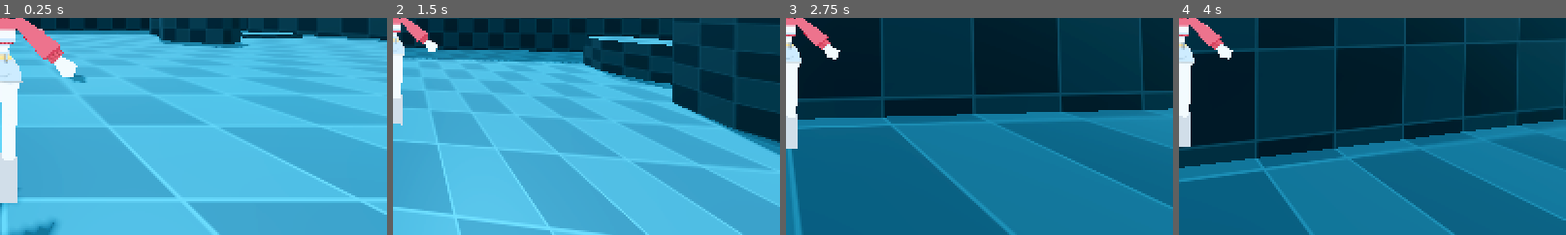
Above: before the commit, frames 1-4 (left to right).
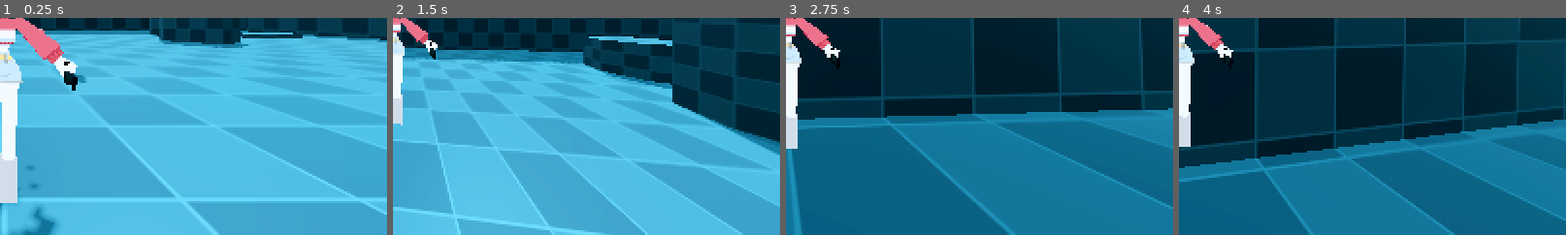
Above: after the commit, the same moments.

Repository: N1cePanda/ProjectSLP
Game: Godot game, scene res://scenes/Testingplayer.tscn
Same seed, same stepped clock (60 frames per second), same inputs: the game is played once before the commit and once after it.
Inputs (mouse positions are % of the whole screen's width and height, from its top left):
- Up to frame 1 (0.25 s): no input
- Up to frame 2 (1.5 s): tap Enter (ui_accept) at 0.5, 0.77 s; move the mouse to (55, 50) at 0.52 s; hold Shift (Sprint) 0.53-1.28 s; hold Up (ui_up) from 0.53 s (still down); click (55, 50) at 0.67 s; move the mouse to (45, 50) at 1.27 s; tap Alt (dash) at 1.35 s
- Up to frame 3 (2.75 s): keep holding Up (ui_up); tap Enter (ui_accept) at 1.52 s; move the mouse to (52, 48) at 2.02 s; hold Shift (Sprint) from 2.03 s (still down)
- Up to frame 4 (4 s): keep holding Up (ui_up); move the mouse to (49, 52) at 2.77 s; release Shift (Sprint) at 2.78 s; tap Alt (dash) at 2.85 s; click (49, 52) at 2.92 s; tap Enter (ui_accept) at 3.02, 3.77 s; move the mouse to (57, 51) at 3.52 s; hold Shift (Sprint) from 3.53 s (still down)
The pictures show only the part of the screen within x 50-100%, y 50-100%; the shares and areas given below are measured in that part.

The runs differ from the first frame. In frame 1, 0.5% of the frame differs, in the area x 7-21%, y 20-97%; in frame 2, less than 0.1%; in frame 3, less than 0.1%; in frame 4, less than 0.1%.

Commit message:
gave the girl a magic wand

Diff:
--- a/scenes/Testingplayer.tscn
+++ b/scenes/Testingplayer.tscn
@@ -5,6 +5,7 @@
 [ext_resource type="PackedScene" uid="uid://bth7uf60kr0h6" path="res://assets/test_level.glb" id="2_njwf3"]
 [ext_resource type="PackedScene" uid="uid://busnggvtmchcu" path="res://Characters/rocky.glb" id="3_k8fkl"]
 [ext_resource type="PackedScene" uid="uid://378en1inxps6" path="res://Characters/Chicken.glb" id="4_4kj4c"]
+[ext_resource type="PackedScene" uid="uid://l7j0ybt63pdm" path="res://scenes/magic_wand.tscn" id="4_rrs0a"]
 [ext_resource type="PackedScene" uid="uid://dxr55t50l08l5" path="res://scenes/Enemy_Rat1.tscn" id="6_rrs0a"]
 
 [sub_resource type="ProceduralSkyMaterial" id="ProceduralSkyMaterial_njwf3"]
@@ -48,6 +49,9 @@
 [node name="Camera3D" parent="PlayerCharacter/CameraRig" index="0" unique_id=1049492599]
 transform = Transform3D(1, 0, 0, 0, 1, 0, 0, 0, 1, 0.13824344, 0.44880438, 2.2566066)
 
+[node name="Magic Wand" parent="PlayerCharacter" unique_id=123253660 instance=ExtResource("4_rrs0a")]
+transform = Transform3D(1, 0, 0, 0, 1, 0, 0, 0, 1, 0.57247, 0.9939852, -0.06497079)
+
 [node name="NavigationRegion3D" type="NavigationRegion3D" parent="." unique_id=387210866]
 navigation_mesh = SubResource("NavigationMesh_rwdyr")
 
--- /dev/null
+++ b/scenes/magic_wand.tscn
@@ -0,0 +1,11 @@
+[gd_scene format=3 uid="uid://l7j0ybt63pdm"]
+
+[ext_resource type="PackedScene" uid="uid://cg4irvt55rnp5" path="res://assets/awp.glb" id="1_20e07"]
+
+[node name="Magic Wand" type="Node3D" unique_id=123253660]
+
+[node name="awp2" parent="." unique_id=1319527417 instance=ExtResource("1_20e07")]
+transform = Transform3D(-4.371139e-08, 0, 1, 0, 1, 0, -1, 0, -4.371139e-08, 0, 0, 0)
+
+[node name="RayCast3D" type="RayCast3D" parent="." unique_id=893549503]
+target_position = Vector3(0, 0, -1)
--- a/scenes/origin_player_character.tscn
+++ b/scenes/origin_player_character.tscn
@@ -18,6 +18,7 @@
 shader_parameter/pixel_size = 2
 
 [sub_resource type="PlaneMesh" id="PlaneMesh_mv78h"]
+lightmap_size_hint = Vector2i(12, 12)
 material = SubResource("ShaderMaterial_mv78h")
 
 [node name="PlayerCharacter" type="CharacterBody3D" unique_id=2006443845]
Binary file added: assets/awp.glb
Not shown, added: assets/awp.glb.import
Binary file added: assets/awp_snipermat_color.png
Not shown, added: assets/awp_snipermat_color.png.import
Binary file added: assets/awp_snipermat_normal.png
Not shown, added: assets/awp_snipermat_normal.png.import
